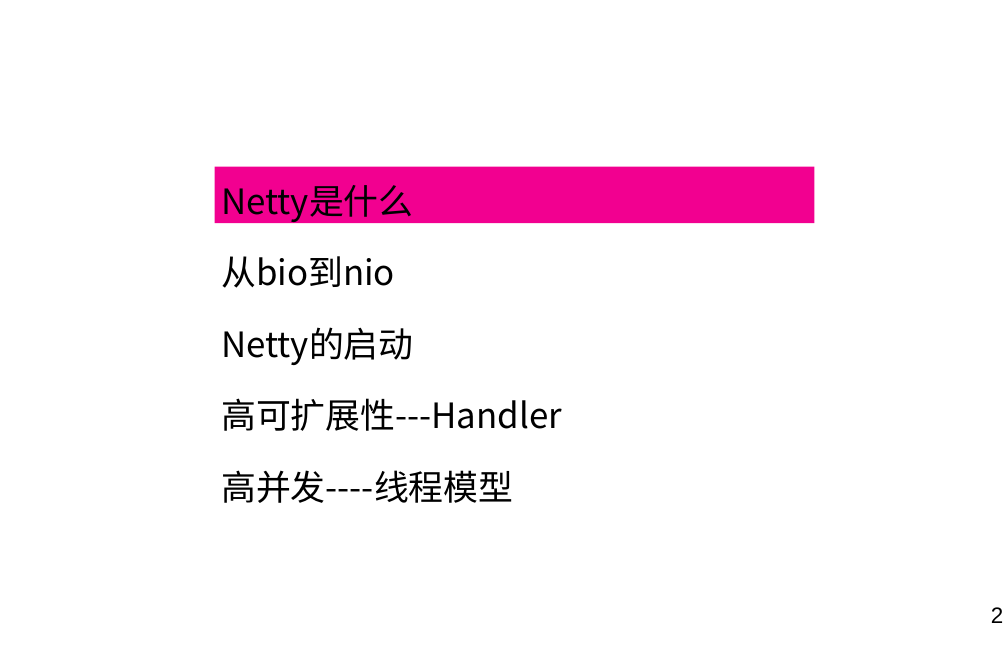
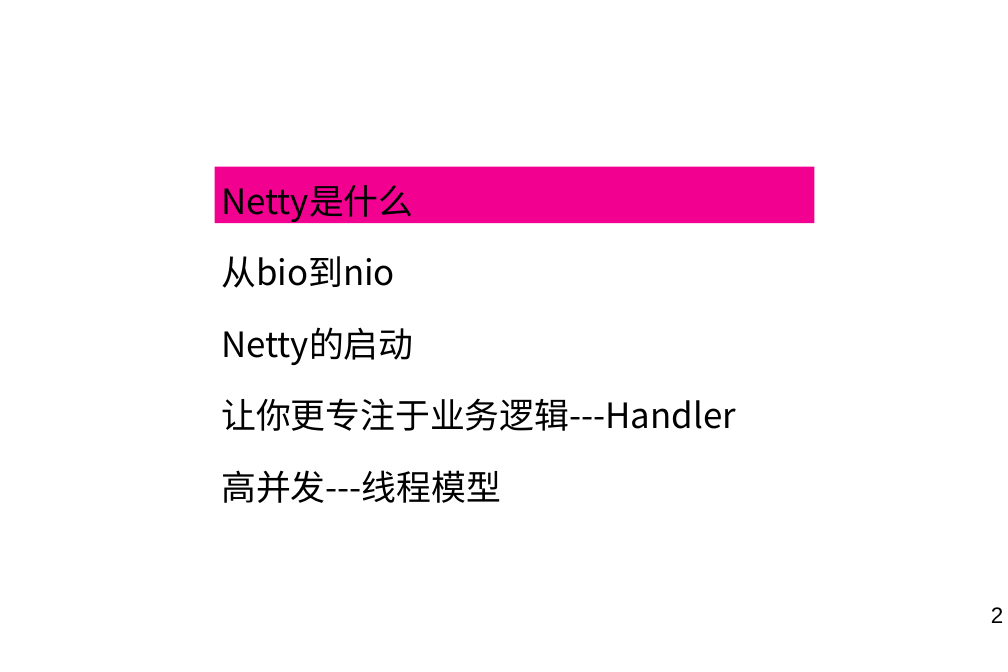
Before and after one commit to laienliang/netty-demo, a slide deck: slide 2 of doc/netty学习分享.ppt. Drawn at 1008x672 pixels with LibreOffice and Linux fonts; fonts in the diff are those of the drawing; background and template pictures are left out. Boxes give left, top, right and bottom in pixels: in the first picture for what was removed or moved away, otherwise in the second. Text is boxed around its words. In the diff, an @@ line names an element or a change of style, - is before the commit and + after.

```diff
--- a/doc/netty学习分享.ppt
+++ b/doc/netty学习分享.ppt
@@ text at bbox=[221, 398, 736, 503]: text changed @@
-高可扩展性---Handler
-高并发----线程模型
+让你更专注于业务逻辑---Handler
+高并发---线程模型
```
Also in this commit, not shown: 1 other slide changed, 3 slides added, 3 slides removed, 2 other files.
